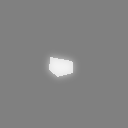
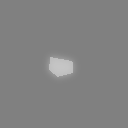
Revision of a layered 128×128 image; what changed, layer by layer:
removed layer "Layer 1 copy" (was 70%) over bbox(44, 53, 78, 81)
"Layer 1": opacity 70% → 60%, painted on it over bbox(44, 53, 78, 81)
